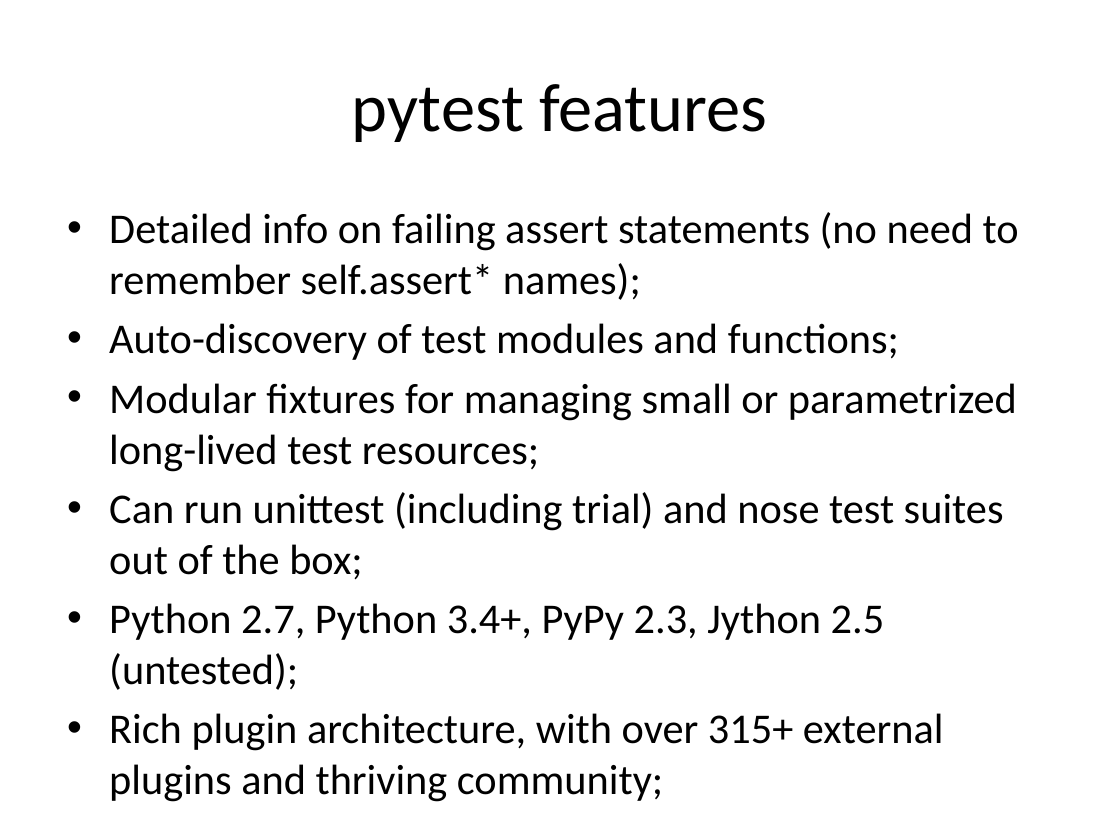
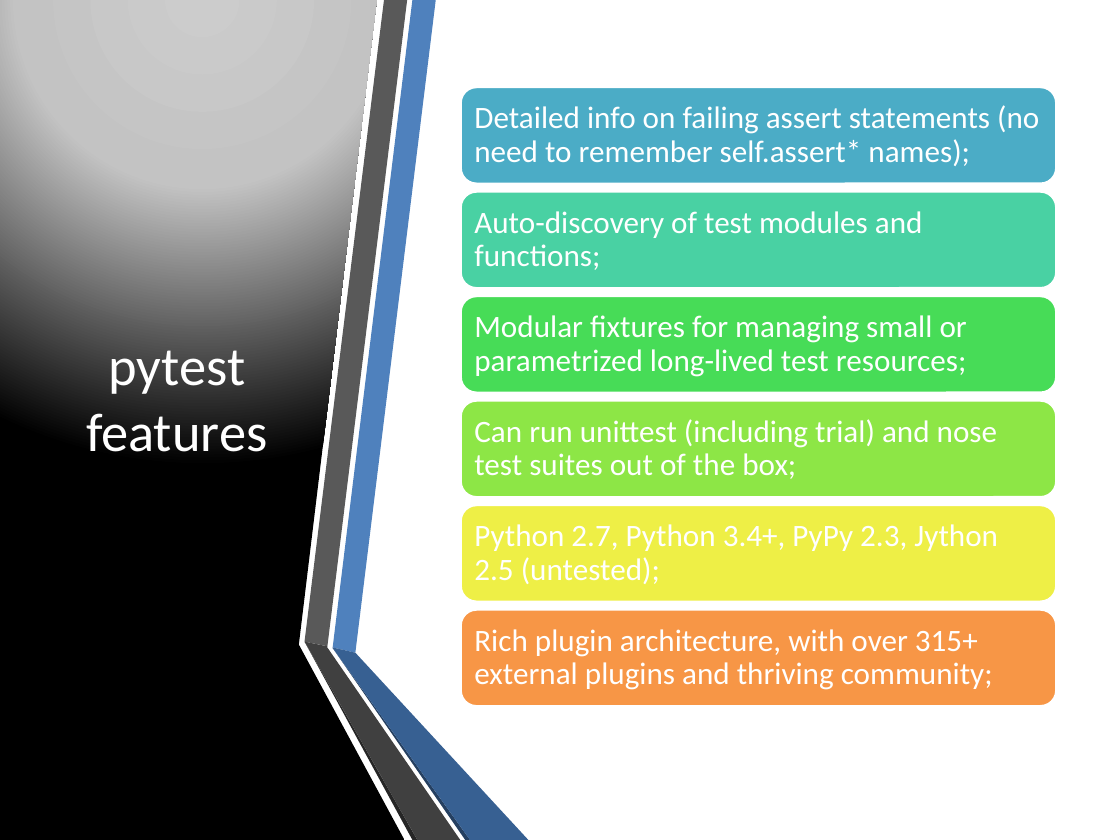
Before and after one commit to hdw868/pytest_demo, a slide deck: slide 6 of docs/Introduction to pytest.pptx (slide 7 before the commit). Drawn at 1120x840 pixels with LibreOffice and Linux fonts; fonts in the diff are those of the drawing. Boxes give left, top, right and bottom in pixels: in the first picture for what was removed or moved away, otherwise in the second. Text is boxed around its words. In the diff, an @@ line names an element or a change of style, - is before the commit and + after.

Commit message:
update slides

```diff
--- a/docs/Introduction to pytest.pptx
+++ b/docs/Introduction to pytest.pptx
@@ freeform shape added at box(0, 0, 404, 840), fill gradient #CCCCCC to #C4C4C4 to #000000 @@
@@ title "pytest features": place and size @@
-title "pytest features" at box(352, 84, 767, 142)
+title "pytest features" at box(86, 350, 267, 452)
@@ title "pytest features" at box(86, 350, 267, 452): size 44 to 35 pt, text colour #000000 to #FFFFFF @@
@@ text removed at box(109, 212, 1019, 751) @@
-• Detailed info on failing assert statements (no need to remember self.assert* names);
-• Auto-discovery of test modules and functions;
-• Modular fixtures for managing small or parametrized long-lived test resources;
-• Can run unittest (including trial) and nose test suites out of the box;
-• Python 2.7, Python 3.4+, PyPy 2.3, Jython 2.5 (untested);
-• Rich plugin architecture, with over 315+ external plugins and thriving community;
@@ group added at box(460, 86, 1057, 707): 6 rounded rectangles, 6 texts @@
+Detailed info on failing assert statements (no need to remember self.assert* names);
+Auto-discovery of test modules and functions;
+Modular fixtures for managing small or parametrized long-lived test resources;
+Can run unittest (including trial) and nose test suites out of the box;
+Python 2.7, Python 3.4+, PyPy 2.3, Jython 2.5 (untested);
+Rich plugin architecture, with over 315+ external plugins and thriving community;
@@ group added at box(305, 0, 529, 840): 6 freeform shapes @@
```
Also in this commit, not shown: 11 other slides changed, 3 slides added, 2 slides removed.
